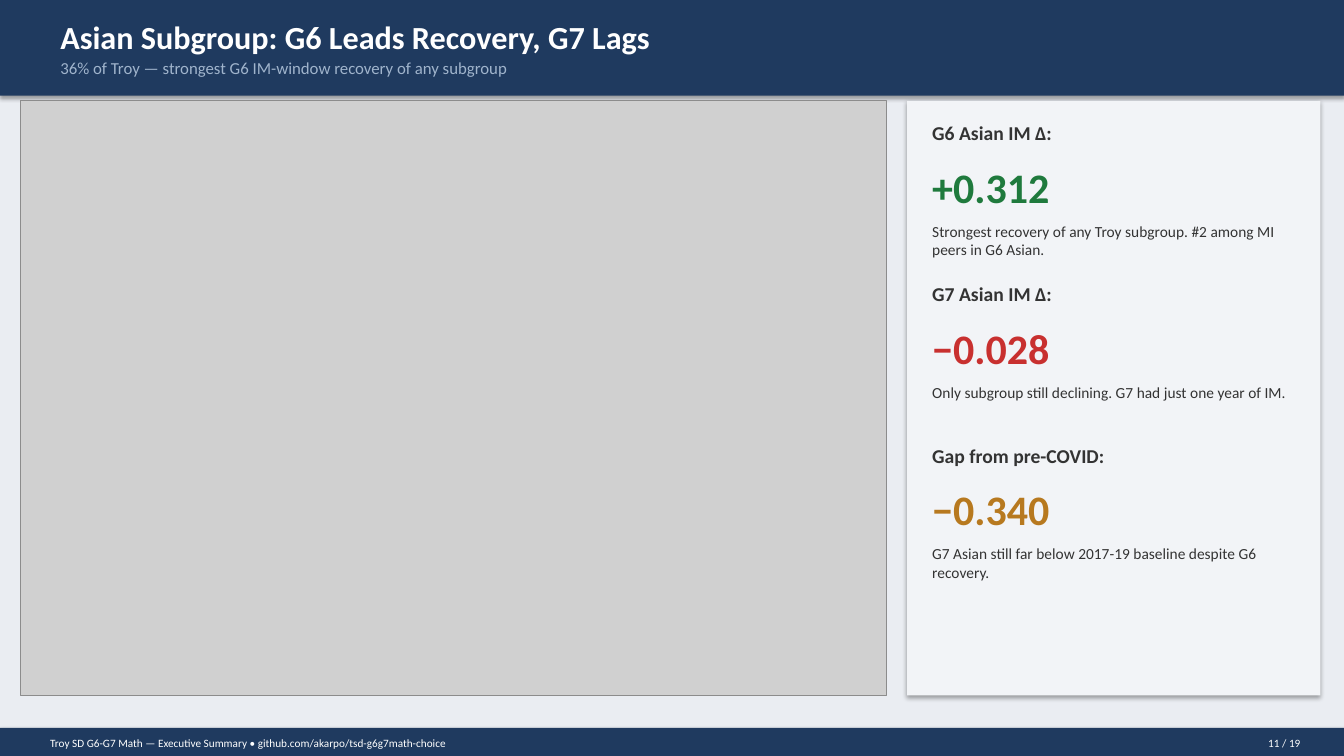
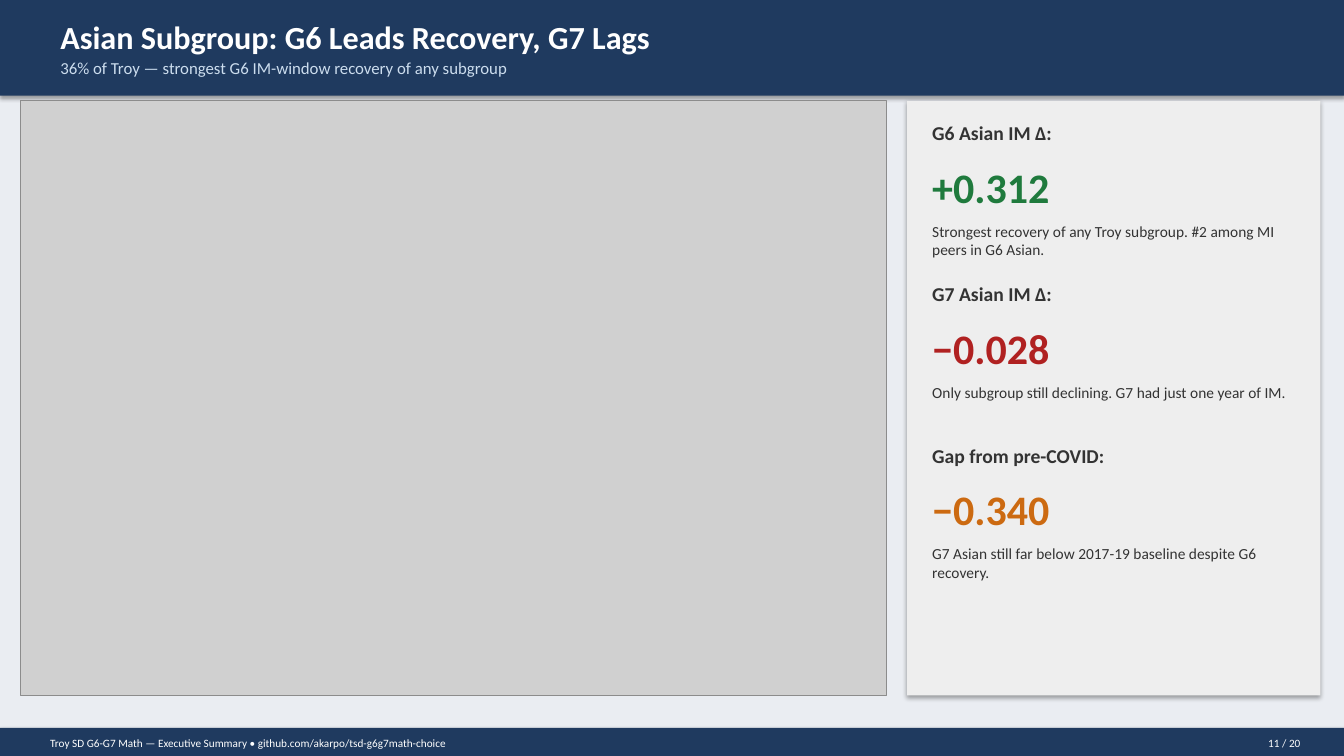
Before and after one commit to akarpo/tsd-g6g7math-choice, a slide deck: slide 11 of deck/Troy_G6G7_Math_Executive_Summary.pptx. Drawn at 1344x756 pixels with LibreOffice and Linux fonts; fonts in the diff are those of the drawing; grey boxes stand for pictures. Boxes give left, top, right and bottom in pixels: in the first picture for what was removed or moved away, otherwise in the second. Text is boxed around its words. In the diff, an @@ line names an element or a change of style, - is before the commit and + after.

```diff
--- a/deck/Troy_G6G7_Math_Executive_Summary.pptx
+++ b/deck/Troy_G6G7_Math_Executive_Summary.pptx
@@ text "36% of Troy — strongest ..." at box(60, 62, 507, 77): text colour #A0B4CC to #CCDDEE @@
@@ rectangle at box(907, 101, 1321, 696): fill #F2F4F7 to #EEEEEE @@
@@ text "−0.028" at box(932, 335, 1049, 365): text colour #C8302F to #B02121 @@
@@ text "−0.340" at box(932, 497, 1049, 526): text colour #B7791F to #CC6A11 @@
@@ text at box(1268, 739, 1300, 747): text changed @@
-11 / 19
+11 / 20
```
Also in this commit, not shown: 18 other slides changed, 1 slide added, 37 other files.
